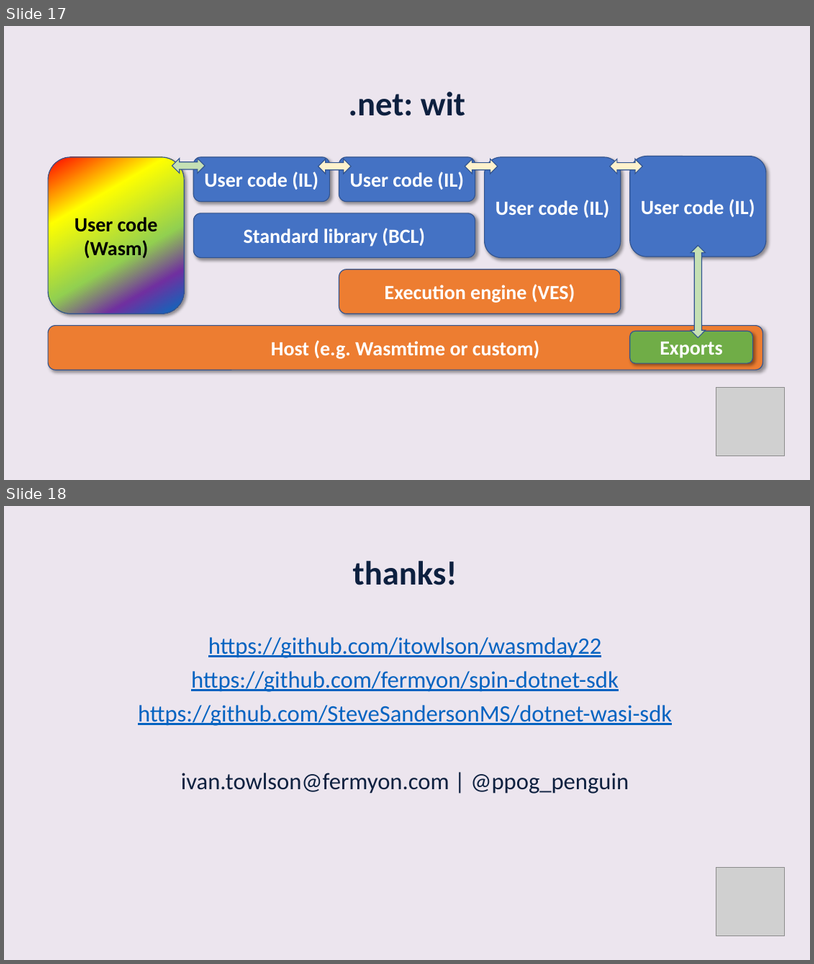
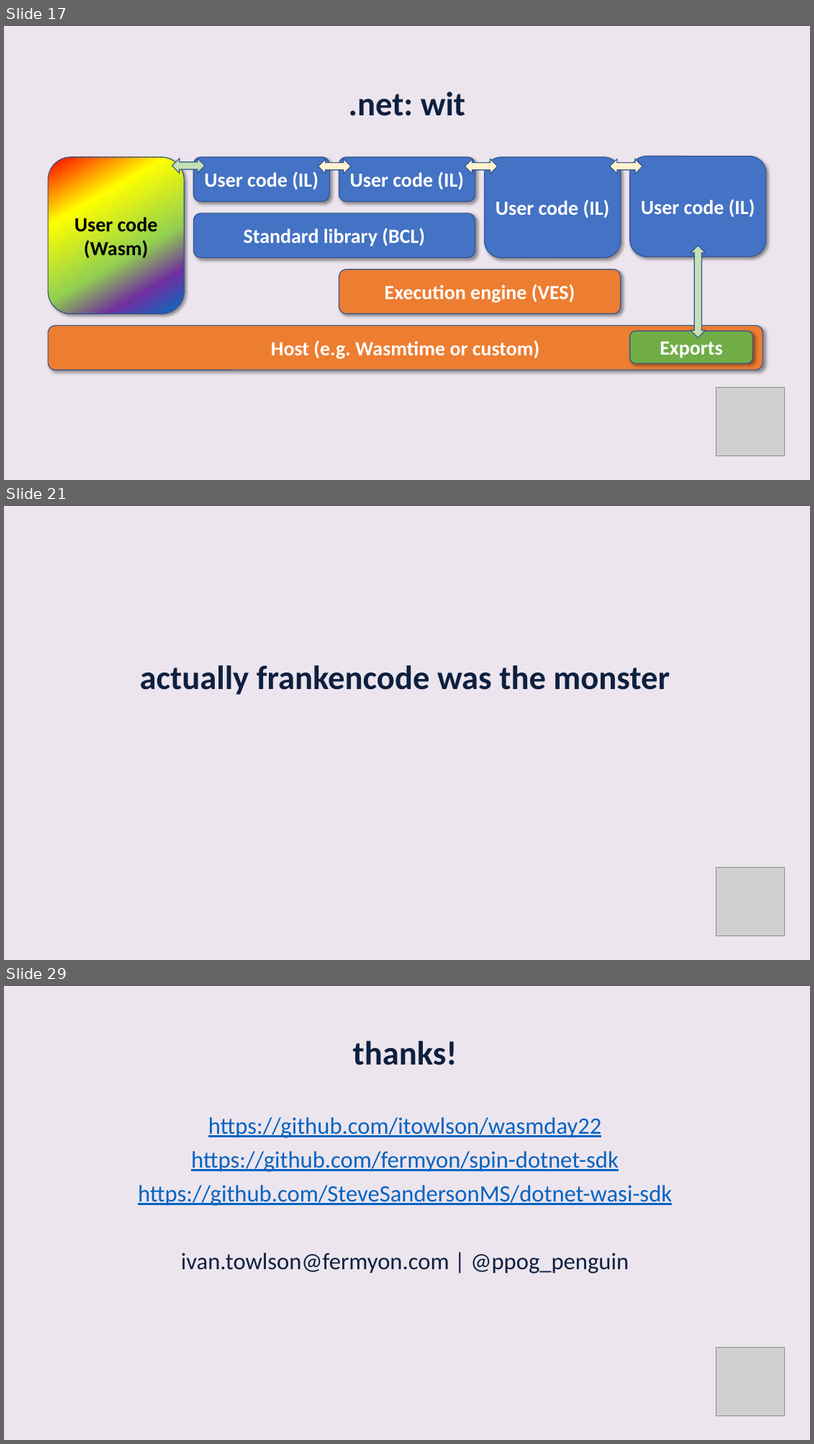
Before and after one commit to itowlson/wasmday22, a slide deck: slides/Wasm Interfaces and .NET.pptx. Shown one above the other, each under a label of ours: slides 17 and 18 before the commit, slides 17, 21 and 29 after it; the slides between them are not shown. The pictures are 814x964 and 814x1444 pixels, drawn with LibreOffice and Linux fonts; fonts in the diff are those of the drawing; grey boxes stand for pictures. Boxes give left, top, right and bottom in pixels: in the first picture for what was removed or moved away, otherwise in the second. Text is boxed around its words. In the diff, an @@ line names an element or a change of style, - is before the commit and + after.

```diff
--- a/slides/Wasm Interfaces and .NET.pptx
+++ b/slides/Wasm Interfaces and .NET.pptx
@@ slide 21 added at bbox=[4, 506, 810, 960], background #ECE5EE @@
@@ title added at bbox=[140, 665, 670, 695], 40 pt, text #0D203F, bold @@
+actually frankencode was the monster
@@ picture added at bbox=[716, 867, 785, 936] @@
@@ what was slide 18 is now slide 29 @@
```
Also in this commit, not shown: 10 other slides added.
